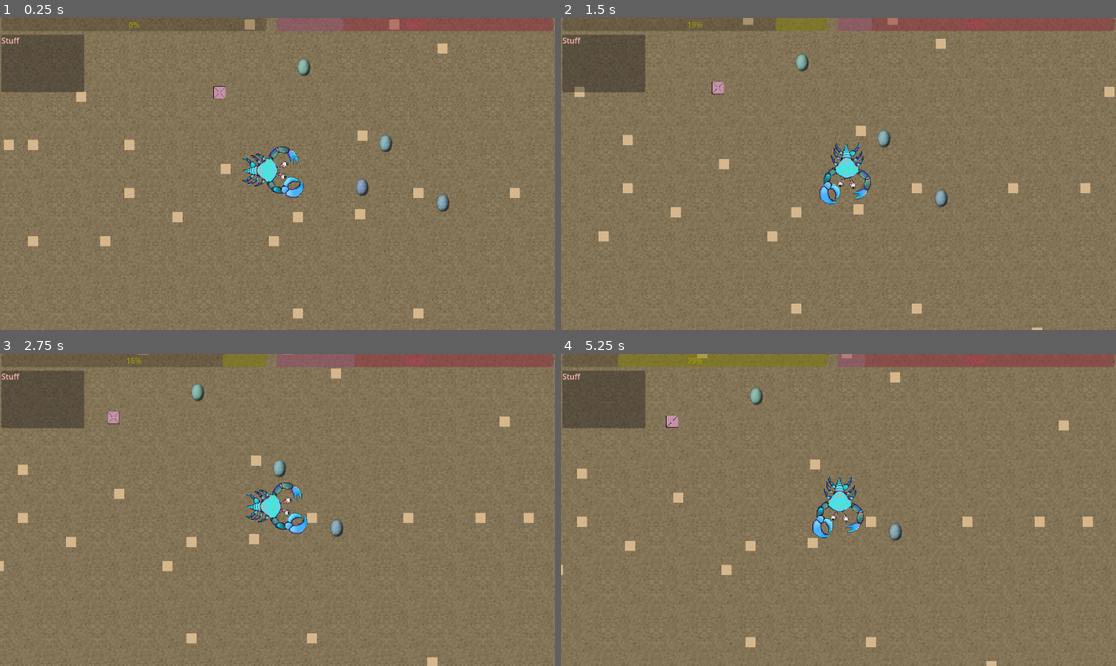
Above: before the commit, frames 1-4 (two rows, left to right).
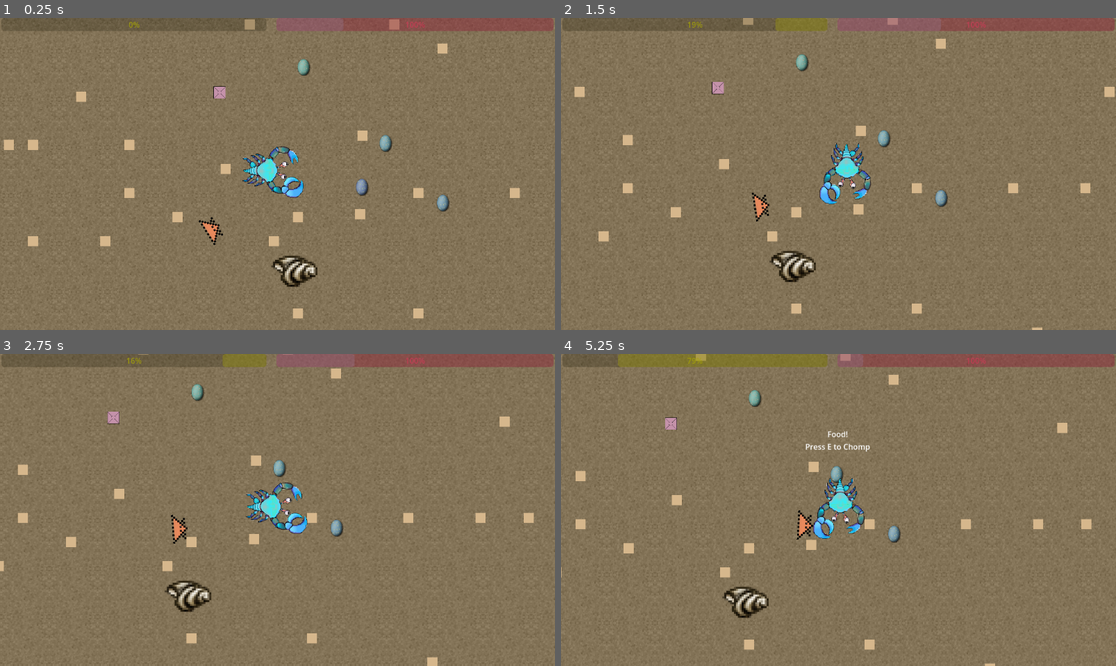
Above: after the commit, the same moments.

Repository: Taynkbot/Hermit-Lab
Game: Godot game, scene res://main.tscn
Two runs of this game, one before a commit and one after it. Both use one fixed random seed, a clock stepped at 60 frames per second and the inputs below.
Inputs:
- Up to frame 1 (0.25 s): no input
- Up to frame 2 (1.5 s): hold Right (ui_right) 0.53-1.28 s; tap F (pickup) at 0.6, 1.25 s; tap E (eat, bound only after the commit) at 0.8, 1.35 s; hold Down (ui_down) from 1.28 s (still down)
- Up to frame 3 (2.75 s): tap F (pickup) at 1.55 s; release Down (ui_down) at 2.03 s; hold Right (ui_right) from 2.03 s (still down); hold Space (hide) from 2.03 s (still down); tap E (eat, bound only after the commit) at 2.3 s
- Up to frame 4 (5.25 s): release Right (ui_right) at 2.78 s; release Space (hide) at 2.78 s; hold Up (ui_up) 2.78-3.53 s; tap F (pickup) at 2.85, 4.55, 5.1 s; hold Shift (sprint) 3.53-4.28 s; hold Left (ui_left) 3.53-5.03 s; tap E (eat, bound only after the commit) at 3.8, 4.35 s; tap L (load_game) at 4.15 s; tap K (save_game) at 4.9 s; hold Down (ui_down) from 5.03 s (still down)

The runs differ from the first frame. In frame 1, 3.4% of the frame differs, in the area x 0-58%, y 5-87%; in frame 2, 3.4%; in frame 3, 3.4%; in frame 4, 5.4%, in the area x 0-100%, y 0-100%.

Commit message:
Got enemies tracking player plus random art

Diff:
--- /dev/null
+++ b/hermit-lab/entities/enemies/Enemy01.tscn
@@ -0,0 +1,20 @@
+[gd_scene load_steps=4 format=3 uid="uid://upwsexqm3p7j"]
+
+[ext_resource type="Texture2D" uid="uid://cjhy5eqnb8fbw" path="res://entities/enemies/enemy01.png" id="1_tb5o5"]
+[ext_resource type="Script" uid="uid://htqi2w8tpms1" path="res://entities/enemies/enemy_01.gd" id="1_y7a4f"]
+
+[sub_resource type="ConvexPolygonShape2D" id="ConvexPolygonShape2D_5q10f"]
+points = PackedVector2Array(22, -14, 30, 14, -30, 14, -22, -14, 0, -18)
+
+[node name="Enemy01" type="CharacterBody2D"]
+script = ExtResource("1_y7a4f")
+
+[node name="Sprite2D" type="Sprite2D" parent="."]
+position = Vector2(16, 30)
+rotation = 1.5708
+texture = ExtResource("1_tb5o5")
+
+[node name="CollisionShape2D" type="CollisionShape2D" parent="."]
+position = Vector2(14, 30)
+rotation = 1.5708
+shape = SubResource("ConvexPolygonShape2D_5q10f")
--- /dev/null
+++ b/hermit-lab/entities/enemies/enemy_01.gd
@@ -0,0 +1,70 @@
+extends CharacterBody2D
+
+# simple enemy that will chase the player when they come within a radius
+
+@export var speed: float = 100.0            # movement speed of the enemy
+@export var chase_radius: float = 300.0      # how close the player must be before the enemy starts following
+
+# unique identifier for saving/loading; fill manually in the inspector or leave blank to auto‑assign
+@export var enemy_id: String = ""
+
+# a cached reference to the player node, looked up in _ready()
+@onready var player: CharacterBody2D = null
+
+func _ready() -> void:
+	# ensure we're part of the enemy group so the save manager sees us
+	if not is_in_group("enemy"):
+		add_to_group("enemy")
+		print("[Enemy] added to group 'enemy' path=", get_path())
+	else:
+		print("[Enemy] already in group 'enemy' path=", get_path())
+
+	# give ourselves a unique id if none was supplied
+	# using the node's path ensures it stays stable between runs as long as the scene layout
+	# doesn't change. you can still override manually in the inspector if needed.
+	if enemy_id == "":
+		enemy_id = str(get_path())
+	print("[Enemy] ready with id=", enemy_id)
+
+	# locate the player by group (ensure your player node is added to "player" group)
+	# this avoids runtime errors with scene lookups
+	var players = get_tree().get_nodes_in_group("player")
+	if players.size() > 0:
+		player = players[0] as CharacterBody2D
+	if not player:
+		push_warning("Enemy01: could not locate Player node in group 'player'")
+
+func _physics_process(delta: float) -> void:
+	if player:
+		var to_player = player.global_position - global_position
+		var distance = to_player.length()
+		if distance <= chase_radius:
+			# move directly toward the player
+			var dir = to_player.normalized()
+			velocity = dir * speed
+			# rotate to face movement direction (optional)
+			if velocity.length() > 0:
+				rotation = velocity.angle()
+		else:
+			velocity = Vector2.ZERO
+	else:
+		# if we lost the player reference, try to find it again occasionally
+		var players = get_tree().get_nodes_in_group("player")
+		if players.size() > 0:
+			player = players[0] as CharacterBody2D
+
+	move_and_slide()
+
+# ----------------- save/load support --------------------------------
+# return a dictionary that can be stored by the save manager
+func get_save_data() -> Dictionary:
+	return {
+		"id": enemy_id,
+		"position": {"x": global_position.x, "y": global_position.y}
+	}
+
+# apply saved properties back to this enemy
+func load_save_data(data: Dictionary) -> void:
+	if data.has("position"):
+		var p = data["position"]
+		global_position = Vector2(p["x"], p["y"])
--- a/hermit-lab/entities/player/player.gd
+++ b/hermit-lab/entities/player/player.gd
@@ -4,11 +4,12 @@
 @export var sprint_speed_multiplier: float = 1.5
 
 @onready var hud = get_node("../UI_Layer")  # Reference to the HUD node
+@onready var inventory_ui = get_node("../UI_Layer/ui_inventory")  # Reference to the inventory UI container
 
 var inventory: Array = []
-var inventory_ui: Node = null
 var death_label: Label = null
 var is_dead: bool = false
+var can_eat: bool = true
 var can_pickup: bool = true
 var base_speed = 200  # Adjust this to your normal movement speed
 var overfill_penalty = 0.05  # Speed penalty per overfill level
@@ -18,8 +19,6 @@
 
 func _ready() -> void:
 	# Find UI nodes (adjust paths to match your scene hierarchy)
-	if has_node("../UI_Layer/Panel/VBoxContainer"):
-		inventory_ui = get_node("../UI_Layer/Panel/VBoxContainer")
 	if has_node("../UI_Layer/DeathLabel"):
 		death_label = get_node("../UI_Layer/DeathLabel")
 		death_label.visible = false
@@ -115,10 +114,6 @@
 		if eat_bar.value <= 0:
 			die("You starved to death")
 
-	# Press F to consume food
-	if Input.is_action_just_pressed("pickup"):
-		eat_food()
-
 	# Update BeEatenBar: increase while moving
 	if is_moving and hud and hud.has_node("BeEatenBar"):
 		var be_eaten_bar = hud.get_node("BeEatenBar")
@@ -143,23 +138,32 @@
 			var be_eaten_bar = hud.get_node("BeEatenBar")
 			be_eaten_bar.is_hiding = false
 	# Check for pickup event
-	if event.is_action_released("pickup"):
-		can_pickup = true
+	if event.is_action_released("eat"):
+		can_eat = true
 
-# Adds an item to the inventory.
-# When adding food, call add_item("Morsel of Food", true)
-func add_item(item_name: String, is_food: bool = false) -> void:
-	inventory.append({"name": item_name, "is_food": is_food})
-	print("Picked up: " + item_name + " (food: " + str(is_food) + ")")
+
+# Consumes one food item and restores the eat_bar by amount.
+func eat_food(amount: int = FOOD_RESTORE_AMOUNT) -> void:
+	print("Attempting to eat food. Amount: ", amount)
+	if hud and hud.has_node("eat_bar"):
+		var eat_bar = hud.get_node("eat_bar")  # Get the eat_bar node
+		if eat_bar.has_method("add_food"):
+			eat_bar.add_food(amount)  # Add food to the universal food value
+			print("Ate food! Added: ", amount)
+		else:
+			print("Error: eat_bar does not have an add_food method!")
+	else:
+		print("No food to eat!")
+
+func pickup_item(item_data: Dictionary) -> void:
+	inventory.append(item_data)
 	update_inventory_ui()
-
-func add_treasure(_treasure: Node) -> void:
-	# You could store treasure data, update an inventory, etc.
-	print("Treasure picked up!")
 	# For example, add the treasure's computed color or attributes to an inventory array.
 
 # Updates the inventory UI with current items.
 func update_inventory_ui() -> void:
+	print("inventory_ui:", inventory_ui)
+	print("inventory size:", inventory.size())
 	if inventory_ui:
 		for child in inventory_ui.get_children():
 			child.queue_free()
@@ -167,25 +171,6 @@
 			var label = Label.new()
 			label.text = item["name"]
 			inventory_ui.add_child(label)
-
-# Consumes one food item and restores the eat_bar by FOOD_RESTORE_AMOUNT.
-func eat_food() -> void:
-	print("Attempting to eat food. Inventory size: " + str(inventory.size()))
-	for i in range(inventory.size()):
-		if inventory[i]["is_food"]:
-			if hud and hud.has_node("eat_bar"):
-				var eat_bar = hud.get_node("eat_bar")  # Get the eat_bar node
-				if eat_bar.has_method("add_food"):
-					eat_bar.add_food(FOOD_RESTORE_AMOUNT)  # Add food to the universal food value
-					print("Ate: " + inventory[i]["name"] + ", Universal food value updated")
-				else:
-					print("Error: eat_bar does not have an add_food method!")
-			else:
-				print("Warning: HUD or eat_bar not found!")
-			inventory.remove_at(i)  # Remove the food item from the inventory
-			update_inventory_ui()  # Update the inventory UI
-			return
-	print("No food to eat!")
 
 # Callback for BeEatenBar signal.
 func _on_be_eaten() -> void:
--- a/hermit-lab/globals/save manager/save_manager.gd
+++ b/hermit-lab/globals/save manager/save_manager.gd
@@ -14,6 +14,25 @@
 		save_data["persistent_data"]["player"] = player.get_save_data()
 	else:
 		print("Warning: Player not found or missing get_save_data()")
+
+	# also save any enemies in the scene that implement saving
+	var enemies = get_tree().get_nodes_in_group("enemy")
+	print("[SaveManager] found ", enemies.size(), " enemies in group 'enemy'")
+	var enemies_data = []
+	for e in enemies:
+		var debug_id = ""
+		# check if the object actually declares an enemy_id property
+		for prop in e.get_property_list():
+			if prop.name == "enemy_id":
+				debug_id = e.enemy_id
+				break
+		print("   enemy node:", e, " enemy_id=", debug_id)
+		if e.has_method("get_save_data"):
+			enemies_data.append(e.get_save_data())
+		else:
+			print("   warning: enemy does not have get_save_data")
+	if enemies_data.size() > 0:
+		save_data["persistent_data"]["enemies"] = enemies_data
 
 	var file = FileAccess.open(SAVE_PATH, FileAccess.WRITE)
 	if file:
@@ -52,6 +71,38 @@
 			print("Player state restored")
 		else:
 			print("Warning: Player or player save data missing")
+
+		# restore enemies by matching id
+		if save_data["persistent_data"].has("enemies"):
+			print("[SaveManager] saved enemy entries count:", save_data["persistent_data"]["enemies"].size())
+			for d in save_data["persistent_data"]["enemies"]:
+				var id = ""
+				if d.has("id"):
+					id = d["id"]
+				print("  attempting restore for id:", id, " data:", d)
+				if id == "":
+					continue
+				var found = false
+				# find the enemy instance with matching id
+				for e in get_tree().get_nodes_in_group("enemy"):
+					var debug_eid = ""
+					for prop in e.get_property_list():
+						if prop.name == "enemy_id":
+							debug_eid = e.enemy_id
+							break
+					print("    checking node", e, "with id", debug_eid)
+					if e.has_method("load_save_data"):
+						var eid = ""
+						for prop in e.get_property_list():
+							if prop.name == "enemy_id":
+								eid = e.enemy_id
+								break
+						if eid == id:
+							e.load_save_data(d)
+							found = true
+							break
+				if not found:
+					print("Warning: no enemy instance matched saved id ", id)
 	else:
 		print("Error parsing save file:", json.get_error_message())
 
--- a/hermit-lab/main.tscn
+++ b/hermit-lab/main.tscn
@@ -11,6 +11,9 @@
 [ext_resource type="Texture2D" uid="uid://cyst1tkaovg5d" path="res://scenes/overworld/sandtile01.png" id="9_kek77"]
 [ext_resource type="Texture2D" uid="uid://coer7xun1kxfr" path="res://scenes/overworld/nest-03.png" id="10_ycdy4"]
 [ext_resource type="PackedScene" uid="uid://5563m3k7seik" path="res://ui/ui_hud.tscn" id="11_efxa6"]
+[ext_resource type="PackedScene" uid="uid://jenyd17pnp42" path="res://scenes/shells/smallshell.tscn" id="12_dg77c"]
+[ext_resource type="Script" uid="uid://d1cj2pwqaf20u" path="res://scenes/shells/smallshell.gd" id="13_ycdy4"]
+[ext_resource type="PackedScene" uid="uid://upwsexqm3p7j" path="res://entities/enemies/Enemy01.tscn" id="14_w48qg"]
 
 [node name="Node2D" type="Node2D"]
 position = Vector2(3, 3)
@@ -72,3 +75,10 @@
 
 [node name="UI_Layer" parent="." instance=ExtResource("11_efxa6")]
 player_path = NodePath("../Player")
+
+[node name="smallshell" parent="." instance=ExtResource("12_dg77c")]
+position = Vector2(542, 472)
+script = ExtResource("13_ycdy4")
+
+[node name="Enemy01" parent="." instance=ExtResource("14_w48qg")]
+position = Vector2(370, 429)
--- a/hermit-lab/project.godot
+++ b/hermit-lab/project.godot
@@ -32,6 +32,11 @@
 "events": [Object(InputEventKey,"resource_local_to_scene":false,"resource_name":"","device":-1,"window_id":0,"alt_press …(192 unchanged characters)…
 ]
 }
+eat={
+"deadzone": 0.2,
+"events": [Object(InputEventKey,"resource_local_to_scene":false,"resource_name":"","device":-1,"window_id":0,"alt_pressed":false,"shift_pressed":false,"ctrl_pressed":false,"meta_pressed":false,"pressed":false,"keycode":0,"physical_keycode":69,"key_label":0,"unicode":46,"location":0,"echo":false,"script":null)
+]
+}
 sprint={
 "deadzone": 0.2,
 "events": [Object(InputEventKey,"resource_local_to_scene":false,"resource_name":"","device":-1,"window_id":0,"alt_press …(195 unchanged characters)…
--- a/hermit-lab/scenes/items/food/food_egg.gd
+++ b/hermit-lab/scenes/items/food/food_egg.gd
@@ -2,6 +2,7 @@
 
 @export var egg_textures: Array[Texture] = []  # Assign different egg textures in the Inspector
 @onready var egg_sprite: Sprite2D = $Sprite2D  # Reference to the Sprite2D node
+@export var food_amount: int = 25  # Amount of food this egg gives when picked up
 
 var is_nearby: bool = false
 var player_ref: Node = null
@@ -34,10 +35,15 @@
 			$Prompt.visible = false
 
 func _process(delta: float) -> void:
-	# When player is nearby and presses "pickup", check the flag.
-	if is_nearby and Input.is_action_just_pressed("pickup"):
-		if player_ref and player_ref.can_pickup:
-			player_ref.can_pickup = false  # Consume the pickup event.
-			# Add the food item; ensure the parameters are as expected.
-			player_ref.add_item("Morsel of Food", true)
+	# When player is nearby and presses "eat", check the flag.
+	if is_nearby and Input.is_action_just_pressed("eat"):
+		if player_ref and player_ref.can_eat:
+			player_ref.can_eat = false  # Consume the eat event.
+			# Directly add food to the player's eat bar (skip inventory)
+			if player_ref.has_method("eat_food"):
+				player_ref.eat_food(food_amount)
+			elif player_ref.hud and player_ref.hud.has_node("eat_bar"):
+				player_ref.hud.get_node("eat_bar").add_food(food_amount)
+			else:
+				print("food_egg: WARNING - couldn't add food to player (no method or eat_bar found)")
 			queue_free()  # Remove this item.
--- a/hermit-lab/scenes/items/food/food_egg.tscn
+++ b/hermit-lab/scenes/items/food/food_egg.tscn
@@ -18,17 +18,18 @@
 position = Vector2(14, 18.5)
 shape = SubResource("RectangleShape2D_vpy52")
 
-[node name="Prompt" type="Label" parent="."]
-visible = false
-offset_left = -52.0
-offset_top = -77.0
-offset_right = 82.0
-offset_bottom = -28.0
-text = "Food!
-Press F to Chomp"
-horizontal_alignment = 1
-
 [node name="Sprite2D" type="Sprite2D" parent="."]
 position = Vector2(13, 18)
 scale = Vector2(0.37, 0.37)
 texture = ExtResource("2_iv25w")
+
+[node name="Prompt" type="Label" parent="."]
+visible = false
+z_index = 1
+offset_left = -52.0
+offset_top = -77.0
+offset_right = 83.0
+offset_bottom = -28.0
+text = "Food!
+Press E to Chomp"
+horizontal_alignment = 1
--- a/hermit-lab/scenes/items/rocks/treasure.gd
+++ b/hermit-lab/scenes/items/rocks/treasure.gd
@@ -5,6 +5,7 @@
 
 # Array to hold the 8 attribute values.
 var attributes: Array = []
+
 
 # Reference to the Sprite2D node.
 @onready var sprite: Sprite2D = $Sprite2D
@@ -15,6 +16,7 @@
 
 @export var texture: Texture
 var player_in_area: bool = false
+var final_color: Color = Color(1, 1, 1)  # Default to white if no attributes
 
 func _ready() -> void:
 	# Generate random attributes.
@@ -43,7 +45,12 @@
 func _process(_delta: float) -> void:
 	# Only allow pickup if the player is in range and presses the pickup action.
 	if player_in_area and Input.is_action_just_pressed("pickup"):
-		pickup()
+		var player = get_tree().get_first_node_in_group("player")
+		if player:
+			pickup(player)
+		else:
+			print("Warning: Player node not found for pickup!")
+
 
 func _on_body_entered(body: Node) -> void:
 	# Check if the body is the player (or in the "player" group).
@@ -59,20 +66,17 @@
 		if has_node("Prompt"):
 			$Prompt.visible = false
 
-func pickup() -> void:
-	# Iterate over overlapping bodies to find the player.
-	var bodies = get_overlapping_bodies()
-	var player_node = null
-	for b in bodies:
-		# Ensure b is an object and in the "player" group.
-		if b is Node and b.is_in_group("player"):
-			player_node = b
-			break
-	if player_node and player_node.has_method("add_treasure"):
-		player_node.add_treasure(self)
-	else:
-		print("Player not found or add_treasure() missing!")
+func pickup(player: Node) -> void:
+	var treasure_data := {
+		"type": "treasure",
+		"name": "Treasure",
+		"attributes": attributes,  # your 8-value array
+		"color": final_color    # optional if you stored it
+	}
+
+	player.pickup_item(treasure_data)
 	queue_free()
+
 
 # Generate random attributes (each between 0 and 1).
 func _generate_attributes() -> void:
--- /dev/null
+++ b/hermit-lab/scenes/shells/smallshell.gd
@@ -0,0 +1,32 @@
+extends Node
+
+@onready var shell_sprite: Sprite2D = $Sprite2D  # Reference to the Sprite2D node
+
+var is_nearby: bool = false
+var player_ref: Node = null
+var player_in_area: bool = false
+
+
+
+func _ready() -> void:
+	# Connect collision signals
+	connect("body_entered", Callable(self, "_on_body_entered"))
+	connect("body_exited", Callable(self, "_on_body_exited"))
+
+	# Ensure the prompt is hidden initially
+	if has_node("Prompt"):
+		$Prompt.visible = false
+
+func _on_body_entered(body: Node) -> void:
+	# Check if the body is the player (or in the "player" group).
+	if body.is_in_group("player"):
+		player_in_area = true
+		if has_node("Prompt"):
+			$Prompt.visible = true
+
+func _on_body_exited(body: Node) -> void:
+	# Check if the body is the player (or in the "player" group).
+	if body.is_in_group("player"):
+		player_in_area = false
+		if has_node("Prompt"):
+			$Prompt.visible = false
--- /dev/null
+++ b/hermit-lab/scenes/shells/smallshell.tscn
@@ -0,0 +1,26 @@
+[gd_scene load_steps=3 format=3 uid="uid://jenyd17pnp42"]
+
+[ext_resource type="Texture2D" uid="uid://43mlehs32bfb" path="res://scenes/shells/shell.png" id="1_btx5x"]
+
+[sub_resource type="RectangleShape2D" id="RectangleShape2D_bpuqs"]
+size = Vector2(100, 100)
+
+[node name="Area2D" type="Area2D"]
+
+[node name="CollisionShape2D" type="CollisionShape2D" parent="."]
+position = Vector2(50, 50)
+shape = SubResource("RectangleShape2D_bpuqs")
+
+[node name="Sprite2D" type="Sprite2D" parent="."]
+position = Vector2(50, 50)
+texture = ExtResource("1_btx5x")
+
+[node name="Prompt" type="Label" parent="."]
+visible = false
+offset_left = -20.0
+offset_top = -72.0
+offset_right = 126.0
+offset_bottom = -23.0
+text = "A HOME!
+Press Tab to climb in!"
+horizontal_alignment = 1
--- a/hermit-lab/ui/inventory/UI_Inventory.tscn
+++ b/hermit-lab/ui/inventory/UI_Inventory.tscn
@@ -9,8 +9,8 @@
 
 [node name="VBoxContainer" type="VBoxContainer" parent="Panel"]
 layout_mode = 0
-offset_right = 40.0
-offset_bottom = 40.0
+offset_right = 170.0
+offset_bottom = 118.0
 
 [node name="Label" type="Label" parent="Panel/VBoxContainer"]
 modulate = Color(1, 0.745098, 0.678431, 1)
--- a/hermit-lab/ui/ui_hud.tscn
+++ b/hermit-lab/ui/ui_hud.tscn
@@ -3,7 +3,7 @@
 [ext_resource type="Script" uid="uid://dfjme6376uhqq" path="res://ui/ui_hud.gd" id="1_jkgtr"]
 [ext_resource type="PackedScene" uid="uid://caqvvevod3eua" path="res://ui/foodbar/UI_EatBar.tscn" id="1_svere"]
 [ext_resource type="PackedScene" uid="uid://bv6mmxiridq6w" path="res://ui/threatbar/UI_EatenBar.tscn" id="2_jkgtr"]
-[ext_resource type="PackedScene" uid="uid://c2y3e31geum51" path="res://ui/inventory/UI_Inventory.tscn" id="4_3jkaj"]
+[ext_resource type="PackedScene" uid="uid://c2y3e31geum51" path="res://ui/inventory/ui_inventory.tscn" id="4_3jkaj"]
 
 [sub_resource type="StyleBoxFlat" id="StyleBoxFlat_jkgtr"]
 bg_color = Color(0.6, 0.6, 0.6, 0)
@@ -30,7 +30,7 @@
 eat_bar_path = NodePath("eat_bar")
 overfill_bar_path = NodePath("eat_bar/OverfillBar")
 be_eaten_bar_path = NodePath("BeEatenBar")
-ui_inventory = NodePath("inventory_ui")
+ui_inventory = NodePath("ui_inventory")
 
 [node name="eat_bar" parent="." instance=ExtResource("1_svere")]
 eat_bar_path = NodePath(".")
@@ -129,6 +129,6 @@
 vertical_alignment = 1
 uppercase = true
 
-[node name="inventory_ui" parent="." instance=ExtResource("4_3jkaj")]
+[node name="ui_inventory" parent="." instance=ExtResource("4_3jkaj")]
 offset = Vector2(2.915, 34.95)
 transform = Transform2D(1, 0, 0, 1, 2.915, 34.95)
Not shown, added: hermit-lab/Resources/shell.png.import
Not shown, added: hermit-lab/entities/enemies/enemy.png.import
Binary file added: hermit-lab/entities/enemies/enemy01.png
Not shown, added: hermit-lab/entities/enemies/enemy01.png.import
Not shown, added: hermit-lab/entities/enemies/enemy_01.gd.uid
Not shown: 1 places in hermit-lab/main.tscn that only renumber resources
Binary file added: hermit-lab/scenes/shells/Shellinterior.png
Not shown, added: hermit-lab/scenes/shells/Shellinterior.png.import
Not shown, added: hermit-lab/scenes/shells/shell.gd.uid
Binary file added: hermit-lab/scenes/shells/shell.png
Not shown, added: hermit-lab/scenes/shells/shell.png.import
Not shown, added: hermit-lab/scenes/shells/smallshell.gd.uid
(and 4 more such lines)
